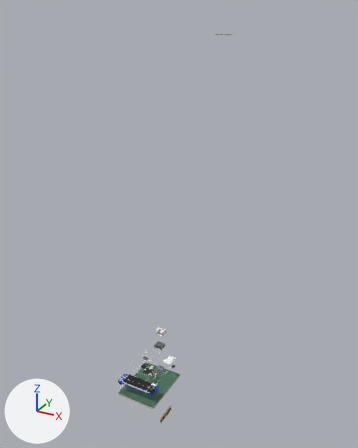
What one commit did to the Blender file DevboardArt/renders/devboard.blend.
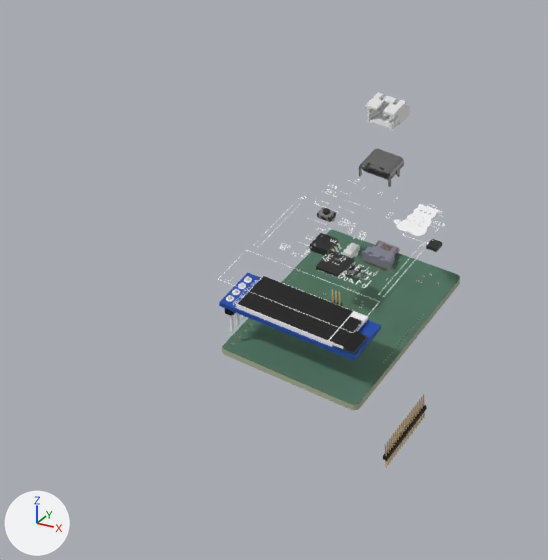
Each version appears first whole from a 50 mm camera at (0.22, -0.317, 0.336) aimed at (-0.139, 0.337, 0.009), and next in a close-up on the part from 17% to 57% of the width and 68% to 100% of the height. Lighting does not change. The marker at lower left points along +X, +Y and +Z. The first two pictures are the older version.

The first close-up shows '=>[0:1:1:4]', 'Devboard_PCB', 'Devboard_silkscreen', 'Devboard_soldermask', 'OLED_0.91_128x32.001', 'Pin Header 4 x 1 TH 2.54mm Pitch', 'PinHeader_1x20_P1.00mm_Vertical', 'QFN-56-1EP_7x7mm_P0.4mm_EP3.2x3.2mm', 'shield', 'tongue' and 6 more.
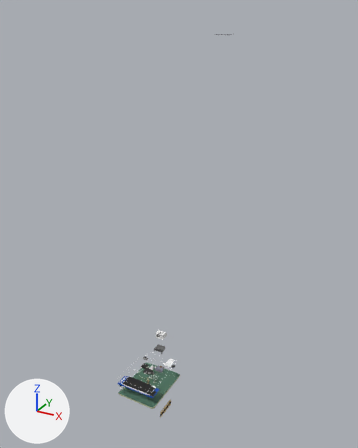
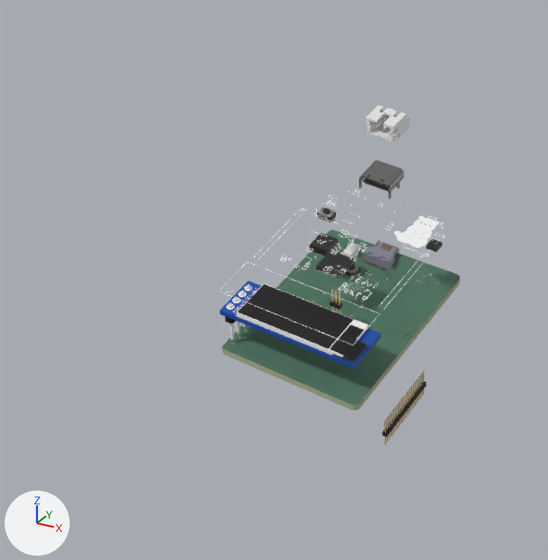
Changed parts and their boxes [x1, y1, x2, y2] in the close-ups (548 x 560 px):
'OLED_0.91_128x32.001', moved
    before: [219, 273, 381, 361]
    after: [220, 281, 381, 369]
'Devboard_silkscreen', moved
    before: [218, 179, 445, 333]
    after: [219, 190, 445, 345]
'PinHeader_1x20_P1.00mm_Vertical', moved
    before: [383, 394, 427, 468]
    after: [382, 371, 426, 444]
'=>[0:1:1:4]', moved
    before: [366, 92, 410, 130]
    after: [366, 105, 410, 143]
'shield', moved
    before: [359, 149, 404, 187]
    after: [359, 160, 404, 199]
'Pin Header 4 x 1 TH 2.54mm Pitch', moved
    before: [224, 276, 250, 332]
    after: [225, 284, 250, 340]

The change, as a diff of the scene's bpy script:
```diff
--- a/DevboardArt/renders/devboard.blend.py
+++ b/DevboardArt/renders/devboard.blend.py
@@ ob_oled_0_91_128x32_001 @@
 ob_oled_0_91_128x32_001.parent = ob_oled_0_91_128x32
-ob_oled_0_91_128x32_001.location = (0.0, -0.0096, 0.0)
+ob_oled_0_91_128x32_001.location = (0.0, -0.00709, 0.0)
@@ ob_pin_header_4_x_1_th_2_54mm_pitch @@
 ob_pin_header_4_x_1_th_2_54mm_pitch.parent = ob_oled_0_91_128x32
-ob_pin_header_4_x_1_th_2_54mm_pitch.location = (-0.0175, -0.00687, -0.00381)
+ob_pin_header_4_x_1_th_2_54mm_pitch.location = (-0.0175, -0.00435, -0.00381)
@@ ob_0_1_1_4 @@
 ob_0_1_1_4.parent = ob_jst_ph_2_pin_breakout_board
-ob_0_1_1_4.location = (-0.000064, -0.0542, 0.00597)
+ob_0_1_1_4.location = (-0.000064, -0.0505, 0.00597)
 ob_0_1_1_4.rotation_euler = (-1.571, 0.0, 3.142)  # degrees (-90, 0, 180)
@@ ob_pinheader_1x20_p1_00mm_vertical @@
 ob_pinheader_1x20_p1_00mm_vertical.parent = ob_eduboard_1
-ob_pinheader_1x20_p1_00mm_vertical.location = (0.175, 0.0292, -0.0632)
+ob_pinheader_1x20_p1_00mm_vertical.location = (0.175, 0.0215, -0.0632)
@@ ob_shield @@
 ob_shield.parent = ob_usb_c_16pins_vertical
-ob_shield.location = (0.0, -0.0275, 0.0)
+ob_shield.location = (0.0, -0.0239, 0.0)
@@ ob_devboard_silkscreen @@
 ob_devboard_silkscreen.parent = ob_eduboard_1
-ob_devboard_silkscreen.location = (0.0, -0.021, 0.0)
+ob_devboard_silkscreen.location = (0.0, -0.0173, 0.0)
```
